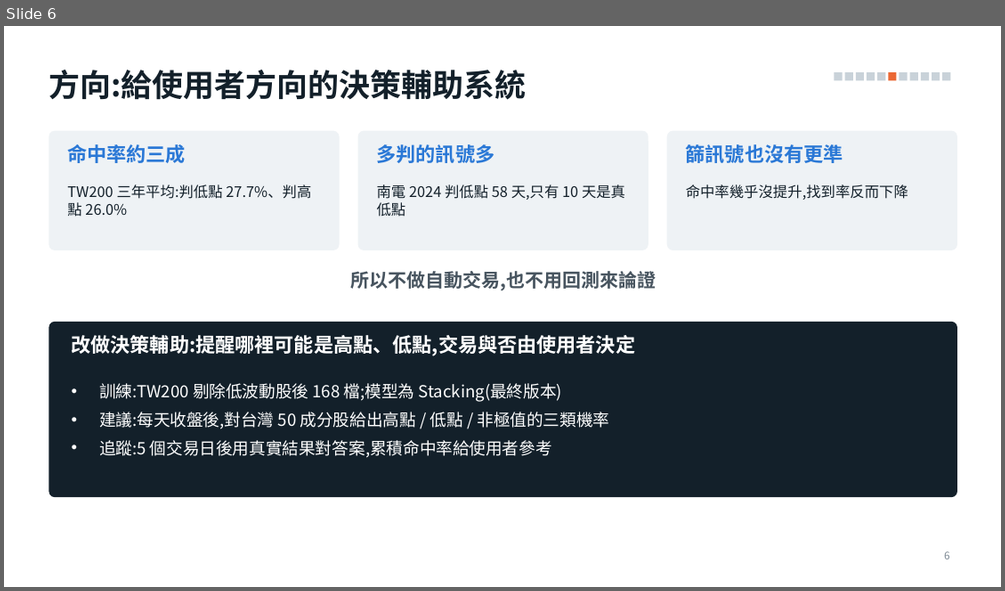
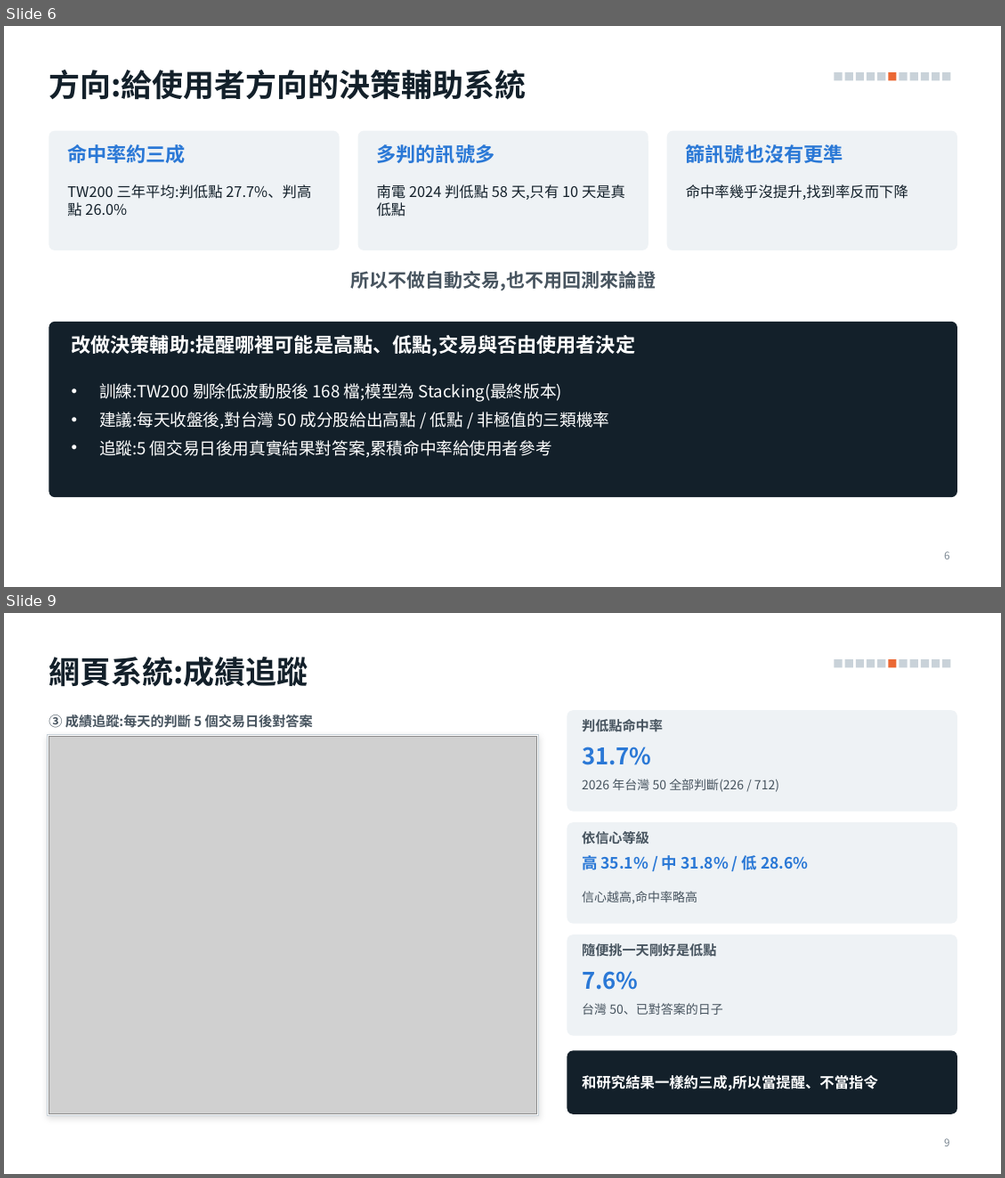
Before and after one commit to alextixu/fcukproject, a slide deck: method_kline_peak/report/kline_peak_report.pptx. Shown one above the other, each under a label of ours: slide 6 before the commit, slides 6 and 9 after it; the slides between them are not shown. The pictures are 1005x591 and 1005x1178 pixels, drawn with LibreOffice and Linux fonts; fonts in the diff are those of the drawing; grey boxes stand for pictures. Boxes give left, top, right and bottom in pixels: in the first picture for what was removed or moved away, otherwise in the second. Text is boxed around its words. In the diff, an @@ line names an element or a change of style, - is before the commit and + after.

```diff
--- a/method_kline_peak/report/kline_peak_report.pptx
+++ b/method_kline_peak/report/kline_peak_report.pptx
@@ slide 9 added at bbox=[4, 613, 1001, 1174], background #FFFFFF; not listed: 11 template elements that a slide beside it also shows @@
@@ title added at bbox=[48, 657, 307, 687], 30 pt, text #13202A, bold @@
+網頁系統:成績追蹤
@@ text added at bbox=[48, 714, 313, 728], 13 pt, text #47545F, bold @@
+③ 成績追蹤:每天的判斷 5 個交易日後對答案
@@ rounded rectangle added at bbox=[567, 710, 957, 811], fill #EEF2F5 @@
@@ text added at bbox=[582, 719, 663, 732], 13 pt, text #47545F, bold @@
+判低點命中率
@@ rectangle added at bbox=[48, 735, 539, 1116], fill #FFFFFF, outline #C9D2D9 1 pt @@
@@ picture added at bbox=[48, 737, 537, 1114] @@
@@ text added at bbox=[582, 747, 651, 765], 22 pt, text #2A78D6, bold @@
+31.7%
@@ text added at bbox=[582, 779, 779, 792], 12 pt, text #47545F @@
+2026 年台灣 50 全部判斷(226 / 712)
@@ rounded rectangle added at bbox=[567, 822, 957, 924], fill #EEF2F5 @@
@@ text added at bbox=[582, 831, 649, 844], 13 pt, text #47545F, bold @@
+依信心等級
@@ text added at bbox=[582, 853, 808, 874], 15 pt, text #2A78D6, bold @@
+高 35.1% / 中 31.8% / 低 28.6%
@@ text added at bbox=[582, 891, 697, 904], 12 pt, text #47545F @@
+信心越高,命中率略高
@@ rounded rectangle added at bbox=[567, 934, 957, 1036], fill #EEF2F5 @@
@@ text added at bbox=[582, 943, 716, 957], 13 pt, text #47545F, bold @@
+隨便挑一天剛好是低點
@@ text added at bbox=[582, 971, 638, 989], 22 pt, text #2A78D6, bold @@
+7.6%
@@ text added at bbox=[582, 1003, 722, 1014], 12 pt, text #47545F @@
+台灣 50、已對答案的日子
@@ rounded rectangle added at bbox=[567, 1051, 957, 1114], fill #13202A @@
@@ text added at bbox=[582, 1075, 878, 1091], 14 pt, text #FFFFFF, bold @@
+和研究結果一樣約三成,所以當提醒、不當指令
@@ page number added at bbox=[944, 1138, 949, 1146], 10 pt, text #7A8691 @@
+9
```
Also in this commit, not shown: 2 other slides added, 6 other files.
